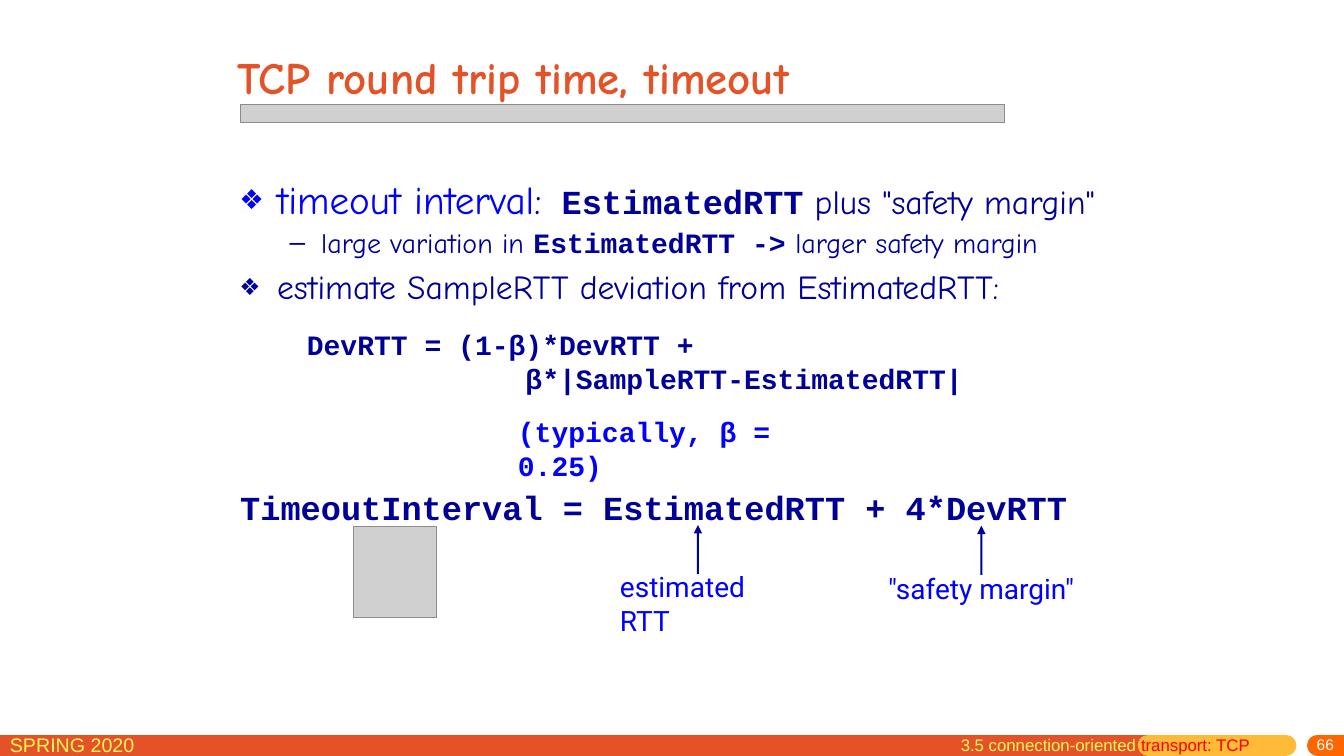
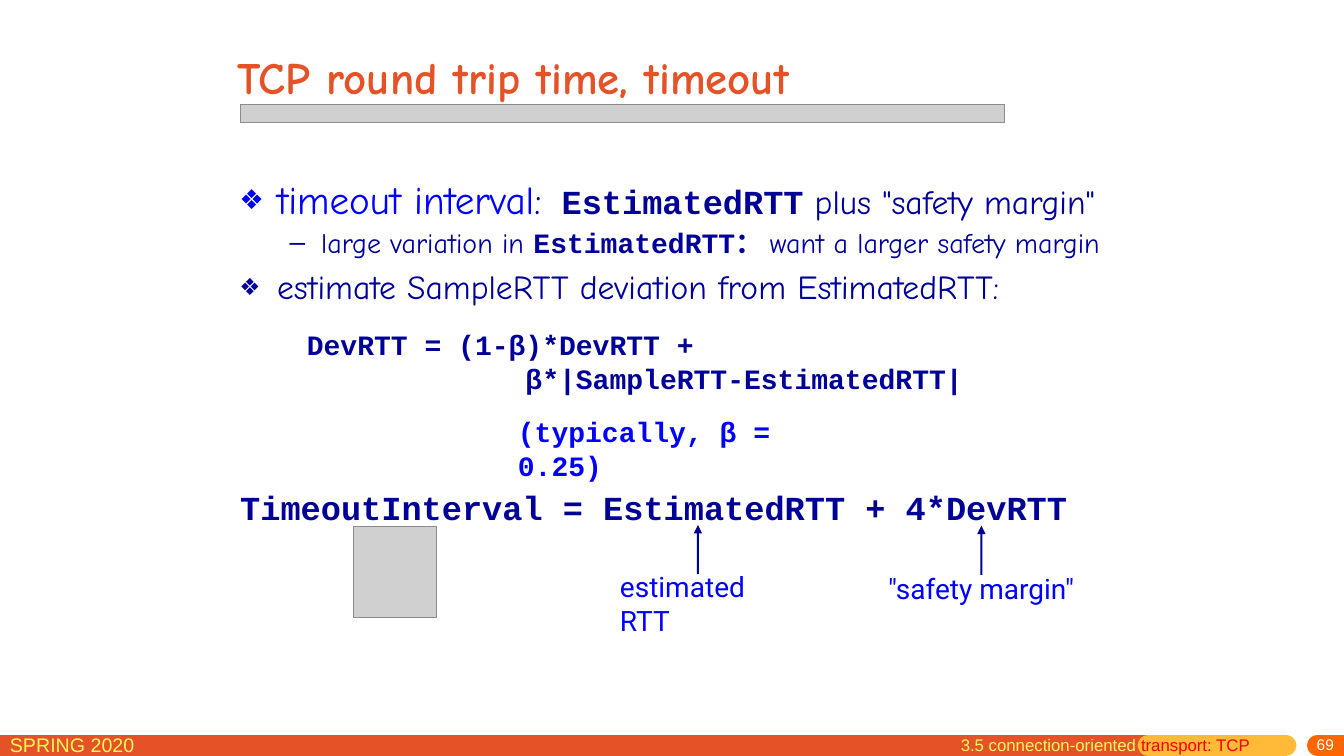
Before and after one commit to network-distributed/presentations, a slide deck: slide 69 of chapter3.pptx (slide 66 before the commit). Drawn at 1344x756 pixels with LibreOffice and Linux fonts; fonts in the diff are those of the drawing; grey boxes stand for pictures. Boxes give left, top, right and bottom in pixels: in the first picture for what was removed or moved away, otherwise in the second. Text is boxed around its words. In the diff, an @@ line names an element or a change of style, - is before the commit and + after.

```diff
--- a/chapter3.pptx
+++ b/chapter3.pptx
@@ text at box(321, 233, 1100, 259): text changed @@
-  – large variation in EstimatedRTT -> larger safety margin
+  – large variation in EstimatedRTT： want a larger safety margin
@@ page number at box(1317, 739, 1334, 750): text changed @@
-66
+69
```
Also in this commit, not shown: 41 other slides changed, 3 slides added, 5 other files.
